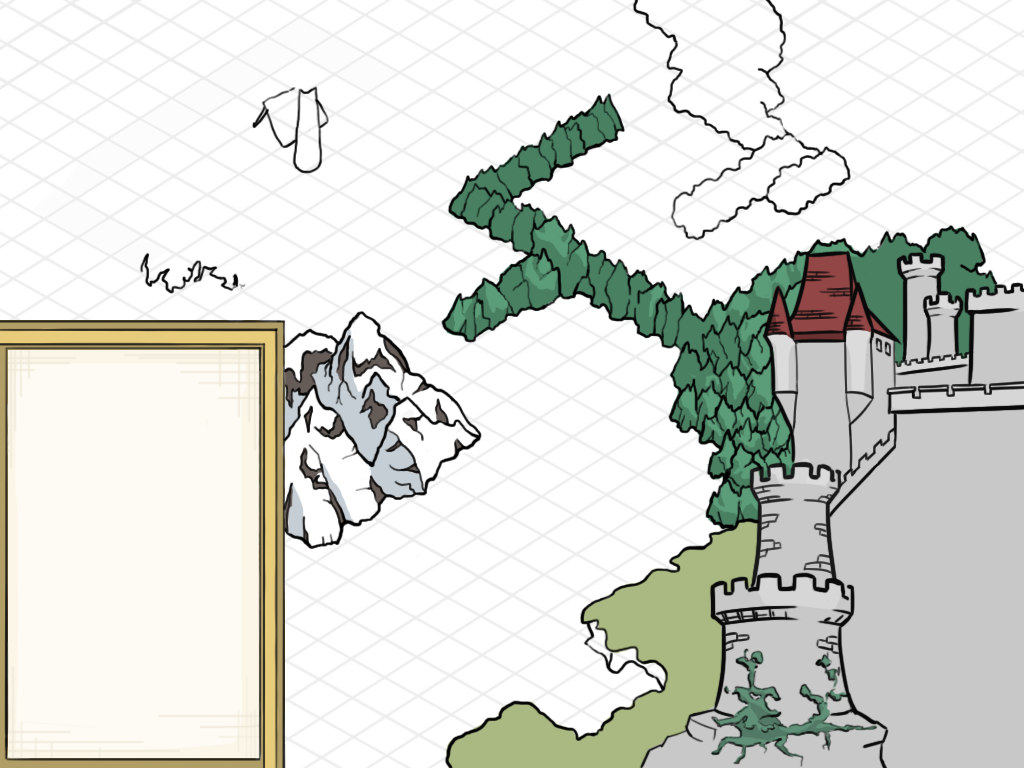
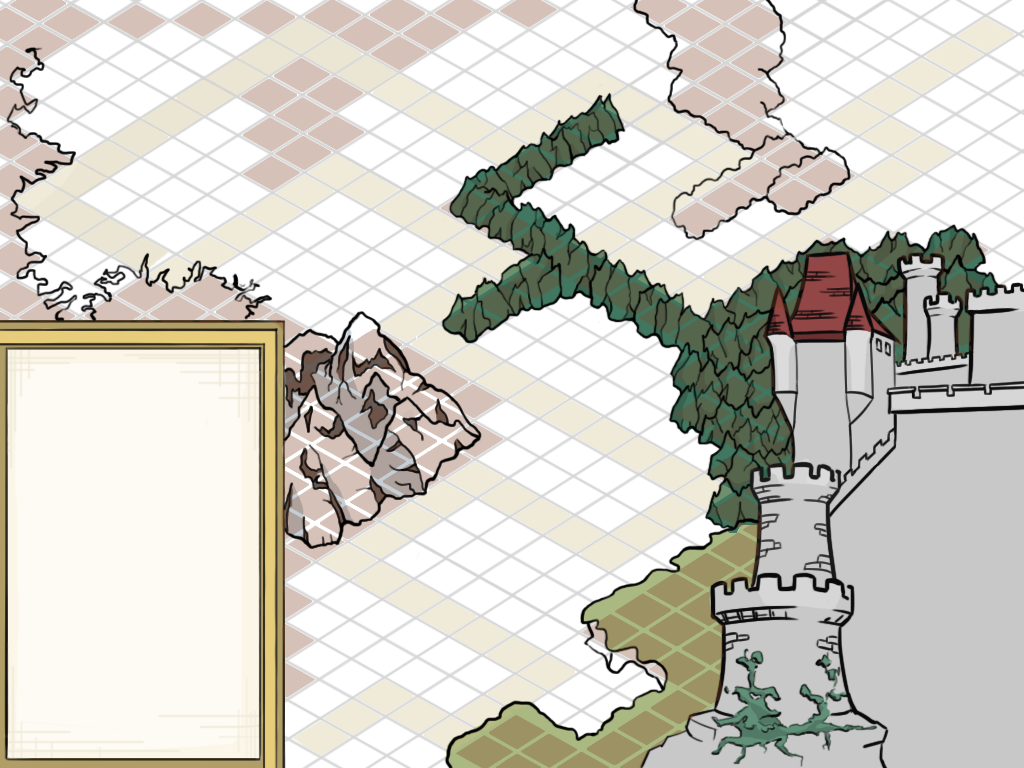
The second 1024 x 768 image is a revision of the first. Changes to its layers:
painted on "terrain_linework" over [left=441, top=93, right=1000, bottom=530]
painted on "Terrain" over [left=6, top=47, right=998, bottom=530]
showed "grid_plan" over [left=0, top=0, right=1014, bottom=768]
painted on "castle_colour" over [left=711, top=287, right=746, bottom=335]
painted on "back_colour" over [left=287, top=17, right=1024, bottom=541]
